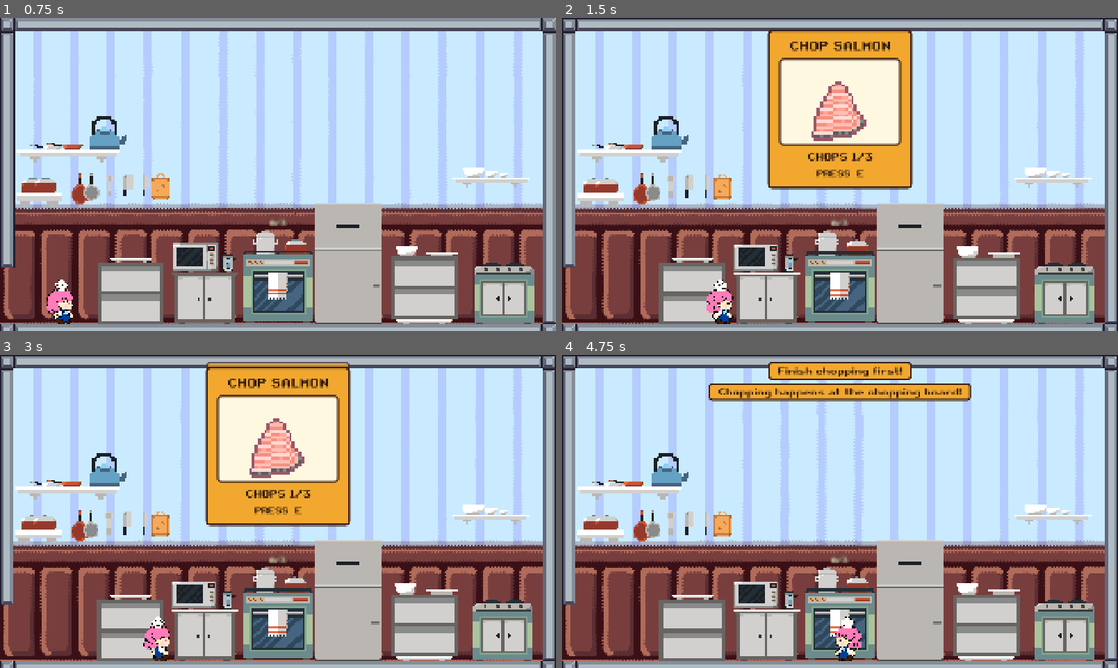
Above: before the commit, frames 1-4 (two rows, left to right).
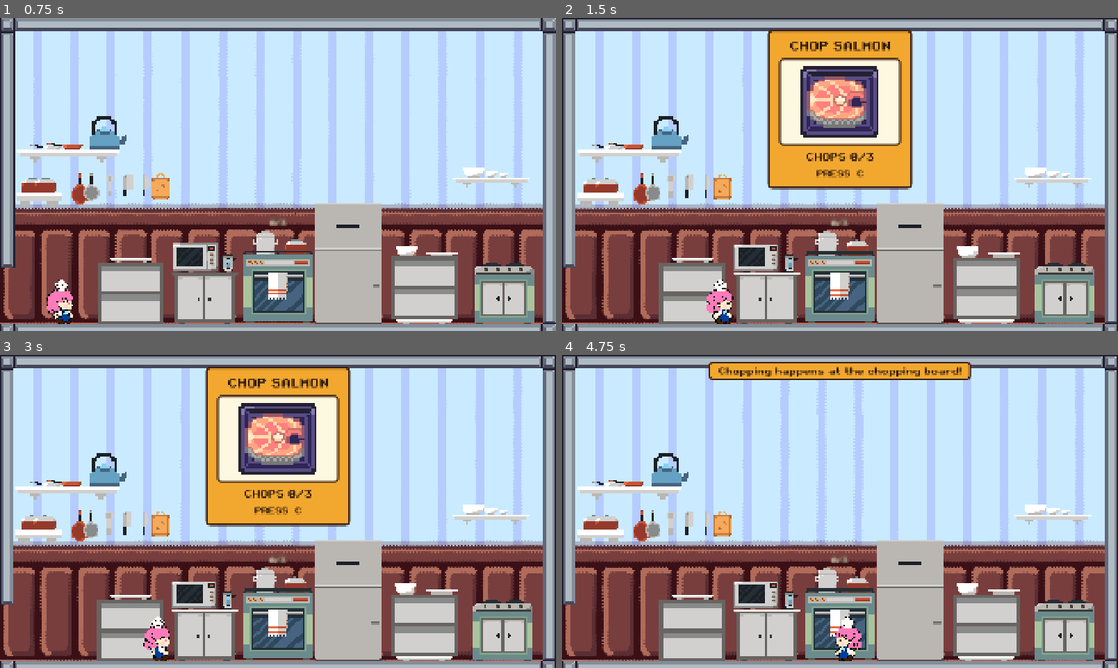
Above: after the commit, the same moments.

Repository: itspaulita/faster-chef-2
Game: Godot game, scene res://scenes/levels/level_1_phase2.tscn
Two runs of this game, one before a commit and one after it. Both use one fixed random seed, a clock stepped at 60 frames per second and the inputs below. This scene is started directly instead of the project's main scene.
Inputs (mouse positions are in pixels of both pictures, inside the frame that each line leads up to):
- Up to frame 1 (0.75 s): tap Enter at 0.5 s; move the mouse to (400, 158) at 0.52 s; hold Right (right) from 0.53 s (still down); hold C (chop, bound only after the commit) from 0.53 s (still down); click (400, 158) at 0.67 s
- Up to frame 2 (1.5 s): keep holding Right (right); tap E (chop, bound only before the commit) at 0.8, 1.25, 1.35 s; move the mouse to (728, 190) at 1.27 s; release C (chop, bound only after the commit) at 1.28 s
- Up to frame 3 (3 s): tap C (chop, bound only after the commit) at 1.52, 1.55, 1.82 s; move the mouse to (333, 442) at 2.02 s; release Right (right) at 2.03 s; hold Left (left) 2.03-2.78 s; hold B (grab_drop, bound only after the commit) 2.03-2.78 s; tap E (chop, bound only before the commit) at 2.3, 2.75 s; move the mouse to (250, 574) at 2.77 s; hold Right (right) from 2.78 s (still down); tap Q (grab_drop, bound only before the commit) at 2.85 s; click (250, 574) at 2.92 s
- Up to frame 4 (4.75 s): tap C (chop, bound only after the commit) at 3.02, 3.05, 3.32, 4.52, 4.55 s; move the mouse to (1006, 558) at 3.52 s; hold C (chop, bound only after the commit) 3.53-4.28 s; tap E (chop, bound only before the commit) at 3.8, 4.35 s; tap Escape (ui_cancel) at 4.15 s; move the mouse to (673, 464) at 4.27 s; release Right (right) at 4.28 s; hold Left (left) from 4.28 s (still down)

Frame 1 is identical in both runs. In frame 2, 3.3% of the frame differs, in the area x 42-57%, y 15-52%; in frame 3, 3.7%; in frame 4, 4.4%, in the area x 26-74%, y 2-15%.

Commit message:
changed keys to C and B

Diff:
--- a/project.godot
+++ b/project.godot
@@ -58,12 +58,12 @@
 }
 chop={
 "deadzone": 0.2,
-"events": [Object(InputEventKey,"resource_local_to_scene":fa …(141 unchanged characters)… ":false,"keycode":0,"physical_keycode":69,"key_label":0,"unicode":101,"location":0,"echo":false,"script":null)
+"events": [Object(InputEventKey,"resource_local_to_scene":fa …(141 unchanged characters)… ":false,"keycode":0,"physical_keycode":67,"key_label":0,"unicode":99,"location":0,"echo":false,"script":null)
 ]
 }
 grab_drop={
 "deadzone": 0.2,
-"events": [Object(InputEventKey,"resource_local_to_scene":fa …(140 unchanged characters)… d":false,"keycode":0,"physical_keycode":81,"key_label":0,"unicode":113,"location":0,"echo":false,"script":null)
+"events": [Object(InputEventKey,"resource_local_to_scene":fa …(140 unchanged characters)… d":false,"keycode":0,"physical_keycode":66,"key_label":0,"unicode":98,"location":0,"echo":false,"script":null)
 ]
 }
 restart_placeholder={
--- a/resources/recipes/level_3.tres
+++ b/resources/recipes/level_3.tres
@@ -4,12 +4,14 @@
 [ext_resource type="Texture2D" uid="uid://chma8f38ds6y5" path="res://assets/images/food/5 dishes 60x60.png" id="2_tu27b"]
 [ext_resource type="Script" uid="uid://danhhq87duchw" path="res://scripts/data/ingredient_data.gd" id="3_ueitr"]
 [ext_resource type="Resource" uid="uid://b63xkk6smbsev" path="res://resources/ingredients/pumpkin.tres" id="4_bqikn"]
+[ext_resource type="Resource" path="res://resources/ingredients/cream.tres" id="5_tfhk3"]
+[ext_resource type="Resource" uid="uid://dok7td8t4fjpn" path="res://resources/ingredients/seasoning.tres" id="6_tu27b"]
 [ext_resource type="Script" uid="uid://c7x6wqhunw0pb" path="res://scripts/data/recipe.gd" id="7_0fdbr"]
 
 [resource]
 script = ExtResource("7_0fdbr")
 dish_name = "Pumpkin soup"
-ingredients = Array[ExtResource("3_ueitr")]([ExtResource("4_bqikn"), null, null])
+ingredients = Array[ExtResource("3_ueitr")]([ExtResource("4_bqikn"), ExtResource("5_tfhk3"), ExtResource("6_tu27b")])
 dish_sheet = ExtResource("2_tu27b")
 dish_frame = 1
 dish_image = ExtResource("1_tfhk3")
--- a/scenes/chop_panel.tscn
+++ b/scenes/chop_panel.tscn
@@ -92,5 +92,5 @@
 unique_name_in_owner = true
 layout_mode = 2
 theme_override_font_sizes/font_size = 30
-text = "PRESS  E"
+text = "PRESS  C"
 horizontal_alignment = 1
--- a/scenes/how_to_play.tscn
+++ b/scenes/how_to_play.tscn
@@ -117,7 +117,7 @@
 [node name="Phase2" type="Label" parent="Dim/Center/Banner/V"]
 custom_minimum_size = Vector2(1400, 0)
 layout_mode = 2
-text = "2. CHOP AND COOK  Stand at the board and press E to chop each ingredient 3 times. Carry it to the pot with Q, in recipe order. When all 3 are in, the pot cooks by itself. Take the pot to the plating station."
+text = "2. CHOP AND COOK  Stand at the board and press C to chop each ingredient 3 times. Carry it to the pot with B, in recipe order. When all 3 are in, the pot cooks by itself. Take the pot to the plating station."
 autowrap_mode = 3
 
 [node name="Phase3" type="Label" parent="Dim/Center/Banner/V"]
@@ -130,7 +130,7 @@
 custom_minimum_size = Vector2(1400, 0)
 layout_mode = 2
 theme_override_colors/font_color = Color(0.12, 0.45, 0.45, 1)
-text = "MOVE: A / D or arrows     JUMP: Space     CHOP: E     GRAB / DROP: Q     PAUSE: Esc"
+text = "MOVE: A / D or arrows     JUMP: Space     CHOP: C     GRAB / DROP: B     PAUSE: Esc"
 horizontal_alignment = 1
 autowrap_mode = 3
 
--- a/scenes/levels/level_3.tscn
+++ b/scenes/levels/level_3.tscn
@@ -2450,7 +2450,7 @@
 move_offset = Vector2(65, 0)
 
 [node name="MovingPlatform18" parent="MovingPlatforms" unique_id=799818073 node_paths=PackedStringArray("meet_at") instance=ExtResource("11_o3ttr")]
-position = Vector2(2054.3333, 286)
+position = Vector2(2054.3333, 318.66666)
 meet_at = NodePath("../MicrowaveTop2")
 wait_at_start = 0.8
 wait_at_end = 1.5
--- a/scripts/game_state.gd
+++ b/scripts/game_state.gd
@@ -7,7 +7,7 @@
 static var selected_chef_name := ""
 static var selected_chef_texture: Texture2D
 ## Which level is being played (0-based, an index into Levels.ALL).
-static var level_index := 0
+static var level_index := 2
 
 # --- Stars and score for the current run of a level -------------------------------------
 const PHASE_COUNT := 3
--- a/scripts/kitchen/chop_panel.gd
+++ b/scripts/kitchen/chop_panel.gd
@@ -3,7 +3,7 @@
 ## The popup of the chopping board and the plating station. While chopping it shows the
 ## ingredient whole, then in 2 and 3 pieces as chops land (open / chopped). Afterwards it
 ## keeps showing the finished ingredient or dish (show_result) until the chef takes it
-## with Q; nothing is drawn on the counter. The station closes it (close).
+## with B; nothing is drawn on the counter. The station closes it (close).
 
 @onready var banner: Control = $Banner
 @onready var title_label: Label = %TitleLabel
@@ -25,18 +25,18 @@
 	_ingredient = ingredient
 	_chops_total = chops_total
 	title_label.text = "CHOP %s" % ingredient.display_name.to_upper()
-	hint_label.text = "PRESS  E"
+	hint_label.text = "PRESS  C"
 	_show_stage(chops_done, false)
 	_pop_in()
 
 
-## Shows a finished thing (a chopped ingredient, the plated dish) that waits for Q.
+## Shows a finished thing (a chopped ingredient, the plated dish) that waits for B.
 func show_result(title: String, texture: Texture2D, caption: String) -> void:
 	_ingredient = null
 	title_label.text = title
 	item.texture = texture
 	stage_label.text = caption
-	hint_label.text = "PRESS  Q"
+	hint_label.text = "PRESS  B"
 	_pop_in()
 
 
@@ -48,6 +48,8 @@
 
 ## Call after each chop with the total chops done so far.
 func chopped(chops_done: int) -> void:
+	if _ingredient == null:
+		return   # showing a finished result, not chopping
 	_show_stage(chops_done, true)
 
 
@@ -56,6 +58,8 @@
 
 
 func _show_stage(chops_done: int, animate: bool) -> void:
+	if _ingredient == null:
+		return
 	# 0 chops = whole, 1 = 2 pieces, 2+ = 3 pieces (the last chop has no new sprite).
 	item.texture = _ingredient.stage_texture(chops_done)
 	stage_label.text = "CHOPS %d/%d" % [chops_done, _chops_total]
--- a/scripts/kitchen/chopping_board.gd
+++ b/scripts/kitchen/chopping_board.gd
@@ -1,15 +1,15 @@
 class_name ChoppingBoard
 extends Station
 ## Where the chef chops. Standing still at the board turns the chef to the wall and opens
-## the chop panel. Each E is one chop (whole -> 2 pieces -> 3 pieces -> done). When the
+## the chop panel. Each C is one chop (whole -> 2 pieces -> 3 pieces -> done). When the
 ## 3rd chop lands the panel keeps showing the chopped ingredient (nothing is drawn on the
-## counter) until the chef picks it up with Q, which puts it in their hands. Ingredients are chopped in the recipe's order.
+## counter) until the chef picks it up with B, which puts it in their hands. Ingredients are chopped in the recipe's order.
 
 signal chopped(ingredient: IngredientData)
 signal ingredient_taken(ingredient: IngredientData)
 
 const PANEL_SCENE := preload("res://scenes/chop_panel.tscn")
-## Seconds a chop takes. Presses during it are ignored, so mashing E can't skip stages.
+## Seconds a chop takes. Presses during it are ignored, so mashing C can't skip stages.
 const CHOP_TIME := 0.25
 ### Seconds the chef must stand still in the zone before the panel opens by itself.
 #const STAND_TIME := 0.15
@@ -24,6 +24,8 @@
 var ready_item: IngredientData
 
 var _busy := false
+## Bumped whenever chopping starts over, so a chop timer from before can't act on the new one.
+var _session := 0
 #var _still_time := 0.0
 var _panel: ChopPanel
 
@@ -51,8 +53,8 @@
 	if holder == null or is_chopping:
 		return ""
 	if ready_item != null:
-		return "Q  PICK UP" if holder.is_empty() else ""
-	return "E  CHOP" if _can_start_chopping() else ""
+		return "B  PICK UP" if holder.is_empty() else ""
+	return "C  CHOP" if _can_start_chopping() else ""
 
 
 func _on_chop() -> void:
@@ -61,7 +63,7 @@
 			if not holder.is_empty():
 				message.emit("Your hands are full! You're carrying %s." % holder.describe())
 			elif ready_item != null:
-				message.emit("Pick up the chopped %s first (Q)." % ready_item.display_name)
+				message.emit("Pick up the chopped %s first (B)." % ready_item.display_name)
 			else:
 				message.emit("Everything is already chopped!")
 			return
@@ -107,6 +109,7 @@
 
 
 func _start_chopping() -> void:
+	_session += 1
 	is_chopping = true
 	#_still_time = 0.0
 	Audio.sfx("minigame_open")
@@ -120,8 +123,11 @@
 	_busy = true
 	Audio.sfx("chop", chops - 1)   # chop 1, 2, 3 each have their own sound
 	_panel.chopped(chops)
-	# Ignore E until the chop animation is over; the last chop then closes the panel.
-	create_tween().tween_interval(CHOP_TIME).finished.connect(_after_chop)
+	# Ignore C until the chop animation is over; the last chop then closes the panel.
+	var session := _session
+	create_tween().tween_interval(CHOP_TIME).finished.connect(func() -> void:
+		if session == _session:
+			_after_chop())
 
 
 func _after_chop() -> void:
@@ -152,6 +158,7 @@
 	_panel.close()
 	if not is_chopping:
 		return
+	_session += 1
 	chops = 0
 	is_chopping = false
 	_busy = false
--- a/scripts/kitchen/plating_station.gd
+++ b/scripts/kitchen/plating_station.gd
@@ -1,7 +1,7 @@
 class_name PlatingStation
 extends Station
-## Where the cooked pot is set down (Q) and turned into the plated dish. The dish shows in a
-## popup (nothing on the counter) until the chef picks it up with Q, which puts it in their
+## Where the cooked pot is set down (B) and turned into the plated dish. The dish shows in a
+## popup (nothing on the counter) until the chef picks it up with B, which puts it in their
 ## hands and is what starts Phase 3.
 
 signal dish_plated
@@ -28,8 +28,8 @@
 	if holder == null:
 		return ""
 	if has_dish:
-		return "Q  PICK UP DISH" if holder.is_empty() else ""
-	return "Q  PLATE" if holder.holds(ItemHolder.Kind.POT) else ""
+		return "B  PICK UP DISH" if holder.is_empty() else ""
+	return "B  PLATE" if holder.holds(ItemHolder.Kind.POT) else ""
 
 
 func _on_grab_drop() -> void:
--- a/scripts/kitchen/pot.gd
+++ b/scripts/kitchen/pot.gd
@@ -1,6 +1,6 @@
 class_name Pot
 extends Station
-## Where chopped ingredients go and the dish cooks. Ingredients go in with Q, in the recipe's
+## Where chopped ingredients go and the dish cooks. Ingredients go in with B, in the recipe's
 ## order (a repeat or an out-of-order one is refused). When the 3rd goes in the pot cooks
 ## for the recipe's cook_time with a progress bar, then the chef can pick the whole pot up.
 
@@ -56,9 +56,9 @@
 	if holder == null:
 		return ""
 	if state == State.FILLING and holder.holds(ItemHolder.Kind.INGREDIENT):
-		return "Q  ADD"
+		return "B  ADD"
 	if state == State.DONE and holder.is_empty():
-		return "Q  TAKE POT"
+		return "B  TAKE POT"
 	return ""
 
 
--- a/scripts/kitchen/station.gd
+++ b/scripts/kitchen/station.gd
@@ -2,7 +2,7 @@
 extends Area2D
 ## Base for the kitchen's interaction zones (chopping board, pot, plating station).
 ## Tracks the chef standing in the zone, shows a key prompt above the station, and routes
-## E (chop) and Q (grab/drop) to the station the chef is standing at. Away from every
+## C (chop) and B (grab/drop) to the station the chef is standing at. Away from every
 ## station, nothing listens, so the keys do nothing.
 
 signal chef_entered(chef: Node2D)
@@ -34,7 +34,7 @@
 	return chef != null
 
 
-## Subclasses return the prompt, e.g. "E  CHOP". An empty string hides it.
+## Subclasses return the prompt, e.g. "C  CHOP". An empty string hides it.
 func _get_prompt_text() -> String:
 	return ""
 
Not shown: 1 places in scenes/main.tscn that only renumber resources
